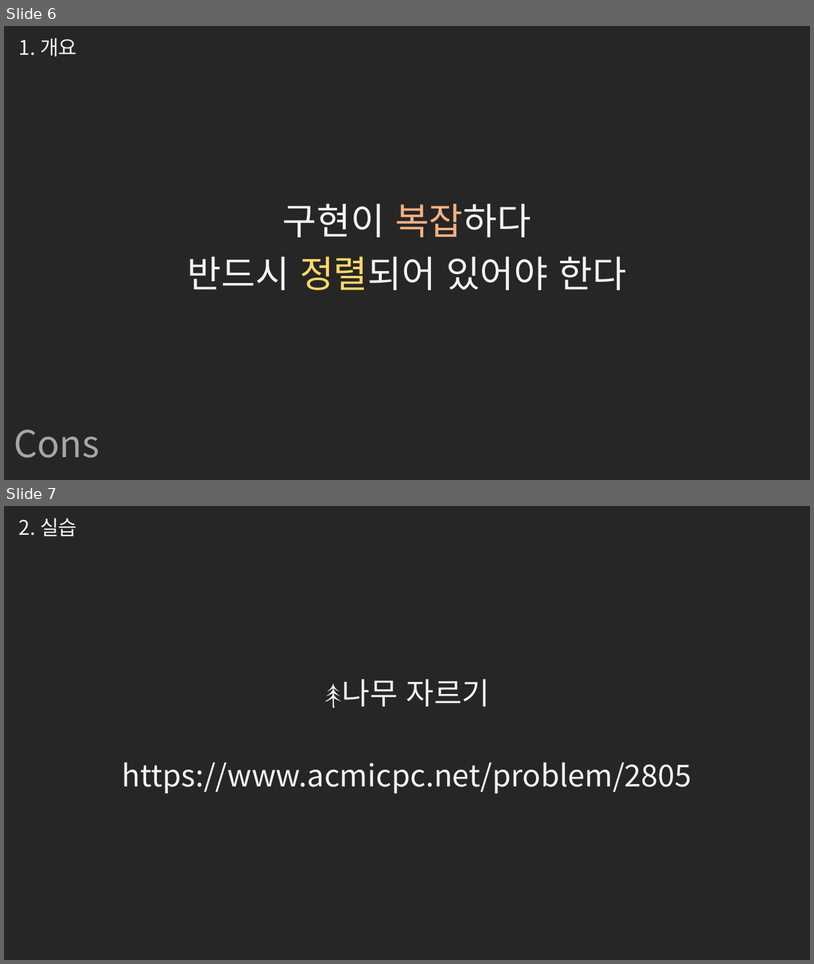
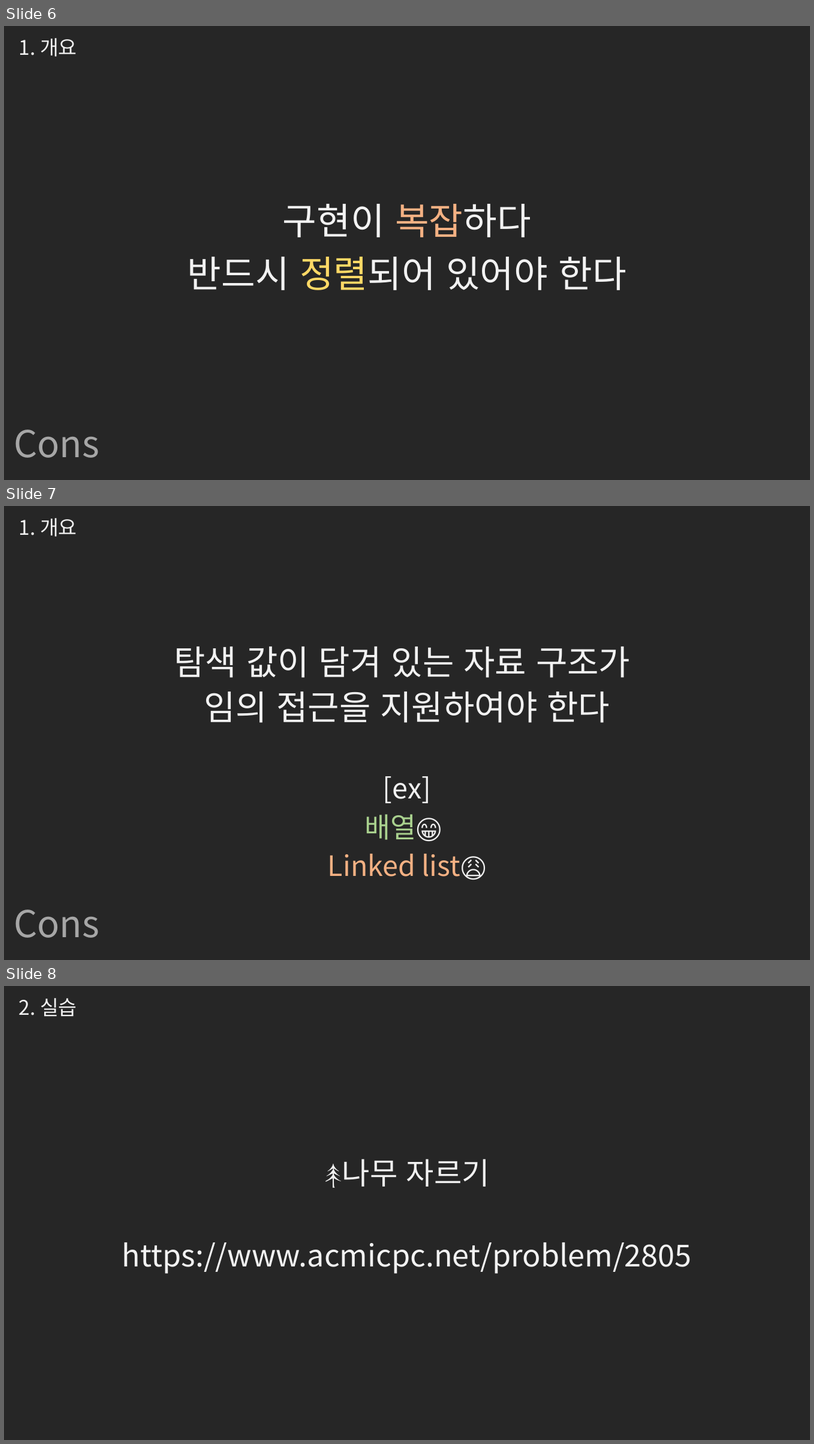
Before and after one commit to PMM-Dev/algo-study, a slide deck: algorithm/week11/binary_search.pptx. Shown one above the other, each under a label of ours: slides 6 and 7 before the commit, slides 6, 7 and 8 after it. The pictures are 814x964 and 814x1444 pixels, drawn with LibreOffice and Linux fonts; fonts in the diff are those of the drawing. Boxes give left, top, right and bottom in pixels: in the first picture for what was removed or moved away, otherwise in the second. Text is boxed around its words. In the diff, an @@ line names an element or a change of style, - is before the commit and + after.

Commit message:
fix : Week 11 ppt contents

```diff
--- a/algorithm/week11/binary_search.pptx
+++ b/algorithm/week11/binary_search.pptx
@@ slide 7 added at (4,506,810,960), background #262626 @@
@@ text added at (18,518,77,537), 24 pt, text #F2F2F2 @@
+1. 개요
@@ text added at (174,646,630,880), 40.7 pt, text #F2F2F2 @@
+탐색 값이 담겨 있는 자료 구조가
+임의 접근을 지원하여야 한다
+[ex]
+배열😁
+Linked list😩
@@ subtitle added at (14,909,99,937), 44 pt, text #A6A6A6 @@
+Cons
@@ what was slide 7 is now slide 8 @@
```
